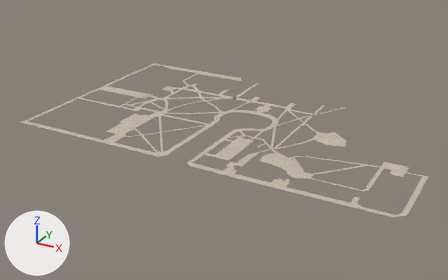
A saved change to the glTF model AFrameTesting/ASSETS/MODELS/SidewalksV7.gltf.
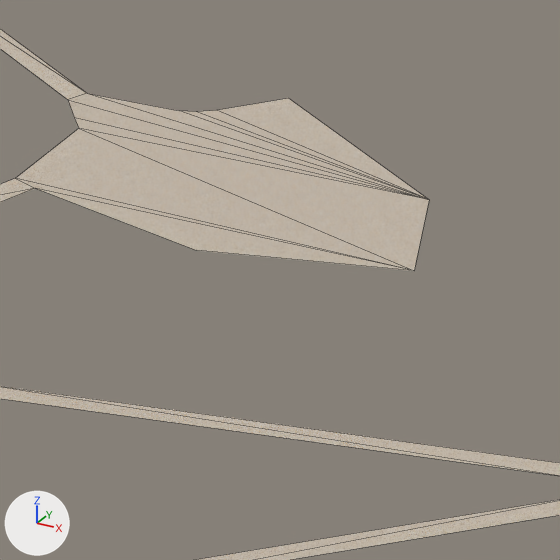
There are two pictures of each version: one whole from a 50 mm camera at (259.0, -491.0, 214.0) aimed at (4.0, -27.0, -17.0), one close up on the part from 69% to 80% of the width and 44% to 61% of the height. The axes (+X, +Y, +Z) are drawn at lower left. The lights are the same throughout. The close-ups show mesh edges as thin lines. Where no turn or scale is listed for an object, it has been applied to the vertices. Vertices at the same position are counted once.

The older version as bpy lines, for what is in view:
```python
me_plane = bpy.data.meshes.new('Plane')
me_plane.from_pydata(...)  # 623 vertices, 681 faces; spans x -160.0..192.0, y -121.0..97.0, z 0.0
me_plane.materials.append(mat_material_001)  # picture img_image_0
# before: 474 (116.0, -13.0, 0.0) at pixel (429, 199), 484 (104.0, -30.0, 0.0) at pixel (196, 250)
ob_plane = bpy.data.objects.new('Plane', me_plane)
ob_plane.location = (0.0, 0.0, 0.0)
```
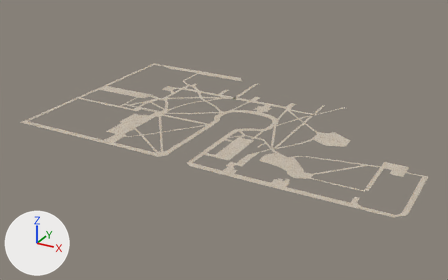
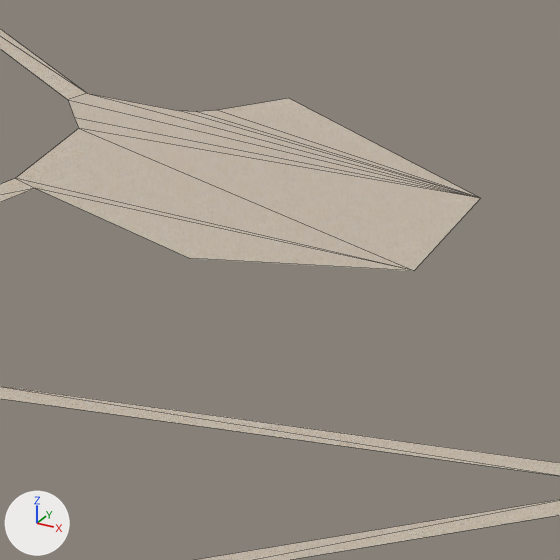
Location of each change, [x1, y1, x2, y2] in pixels of the close-ups (560 x 560 px; the box of a moved part takes in the faces that stretch with it):
part 1 of me_plane, moved or reshaped
    before: [38, 93, 429, 271]
    after: [38, 93, 480, 271]

What changed in the scene script:
```text
Change me_plane:
    used by ob_plane; location = (0.0, 0.0, 0.0)
    verts and faces of me_plane; kept vertices keep their numbers, new ones are numbered from 623
    remove me_plane.from_pydata(...)  # 623 vertices, 681 faces; spans x -160.0..192.0, y -121.0..97.0, z 0.0
    add me_plane.from_pydata(...)  # 621 vertices, 679 faces; spans x -160.0..192.0, y -121.0..97.0, z 0.0
    me_plane part 1
    add verts[474] = (119.0, -11.0, 0.0)  # moved, pixel (480, 198)
    add verts[484] = (104.0, -32.0, 0.0)  # moved, pixel (189, 258)
```
